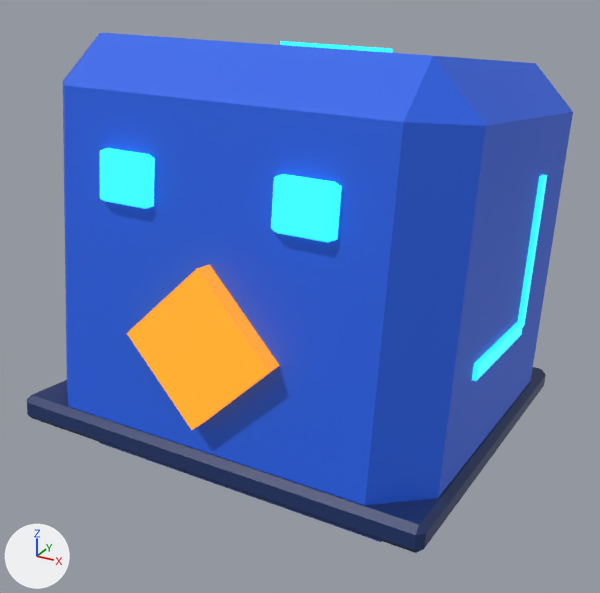
The glTF model public/models/cubit.glb: old version first, new version second.
Before and after are seen from a 50 mm camera at (0.737, -1.424, 0.603) aimed at (-0.014, -0.059, -0.08). Arrows for +X, +Y and +Z are at lower left; the lights stay in place. The picture after the commit comes second.

The first picture shows 'CUBIT_Belt', 'CUBIT_Body', 'CUBIT_Core', 'CUBIT_Eye_L', 'CUBIT_Eye_R', 'CUBIT_Markings'.
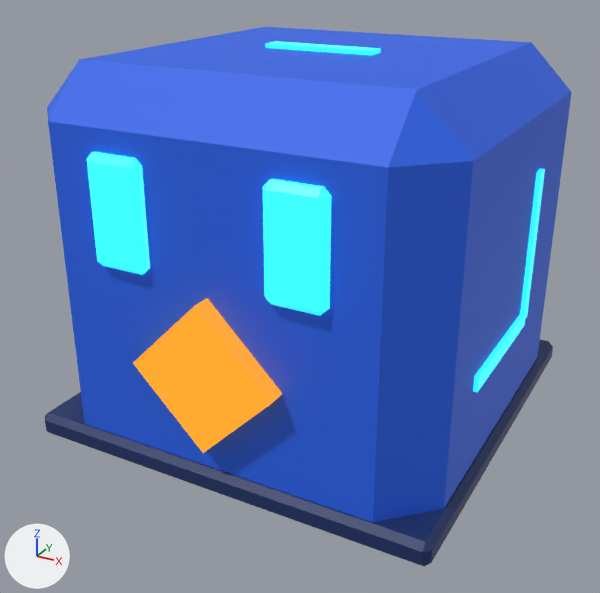
What differs and where, as boxes [x1, y1, x2, y2] in the pictures (600 x 593 px):
'CUBIT_Body', turned: before [63, 33, 573, 542]; after [47, 27, 572, 522]
'CUBIT_Belt', moved, turned: before [27, 367, 546, 553]; after [45, 340, 553, 566]
'CUBIT_Core', moved, turned: before [127, 264, 280, 430]; after [133, 298, 282, 453]
'CUBIT_Eye_R', moved, turned, rescaled: before [271, 174, 342, 243]; after [262, 179, 332, 316]
'CUBIT_Eye_L', moved, turned, rescaled: before [100, 148, 155, 209]; after [87, 152, 150, 275]
'CUBIT_Markings', turned: before [280, 41, 547, 381]; after [265, 41, 545, 393]

The change, as a diff of the scene's bpy script:
```diff
--- a/public/models/cubit.glb.py
+++ b/public/models/cubit.glb.py
@@ ob_cubit_belt @@
 ob_cubit_belt.parent = ob_cubit_root
-ob_cubit_belt.location = (0.0, -0.0433, -0.307)
-ob_cubit_belt.rotation_euler = (-0.14, 0.0, 0.0)  # degrees (-8, 0, 0)
+ob_cubit_belt.location = (0.0, 0.0, -0.31)
@@ ob_cubit_body @@
 ob_cubit_body.location = (0.0, 0.0, 0.0)
-ob_cubit_body.rotation_euler = (-0.14, 0.0, 0.0)  # degrees (-8, 0, 0)
@@ ob_cubit_core @@
 ob_cubit_core.parent = ob_cubit_root
-ob_cubit_core.location = (0.0, -0.409, -0.0333)
-ob_cubit_core.rotation_euler = (-0.14, 0.0, 0.0)  # degrees (-8, 0, 0)
+ob_cubit_core.location = (0.0, -0.4, -0.09)
@@ ob_cubit_eye_l @@
 ob_cubit_eye_l.parent = ob_cubit_root
-ob_cubit_eye_l.location = (-0.17, -0.372, 0.224)
-ob_cubit_eye_l.rotation_euler = (-0.14, 0.0, 0.0)  # degrees (-8, 0, 0)
-ob_cubit_eye_l.scale = (1.0, 1.0, 0.45)
+ob_cubit_eye_l.location = (-0.17, -0.4, 0.17)
@@ ob_cubit_eye_r @@
 ob_cubit_eye_r.parent = ob_cubit_root
-ob_cubit_eye_r.location = (0.17, -0.372, 0.224)
-ob_cubit_eye_r.rotation_euler = (-0.14, 0.0, 0.0)  # degrees (-8, 0, 0)
-ob_cubit_eye_r.scale = (1.0, 1.0, 0.45)
+ob_cubit_eye_r.location = (0.17, -0.4, 0.17)
@@ ob_cubit_markings @@
 ob_cubit_markings.location = (0.0, 0.0, 0.0)
-ob_cubit_markings.rotation_euler = (-0.14, 0.0, 0.0)  # degrees (-8, 0, 0)
```
